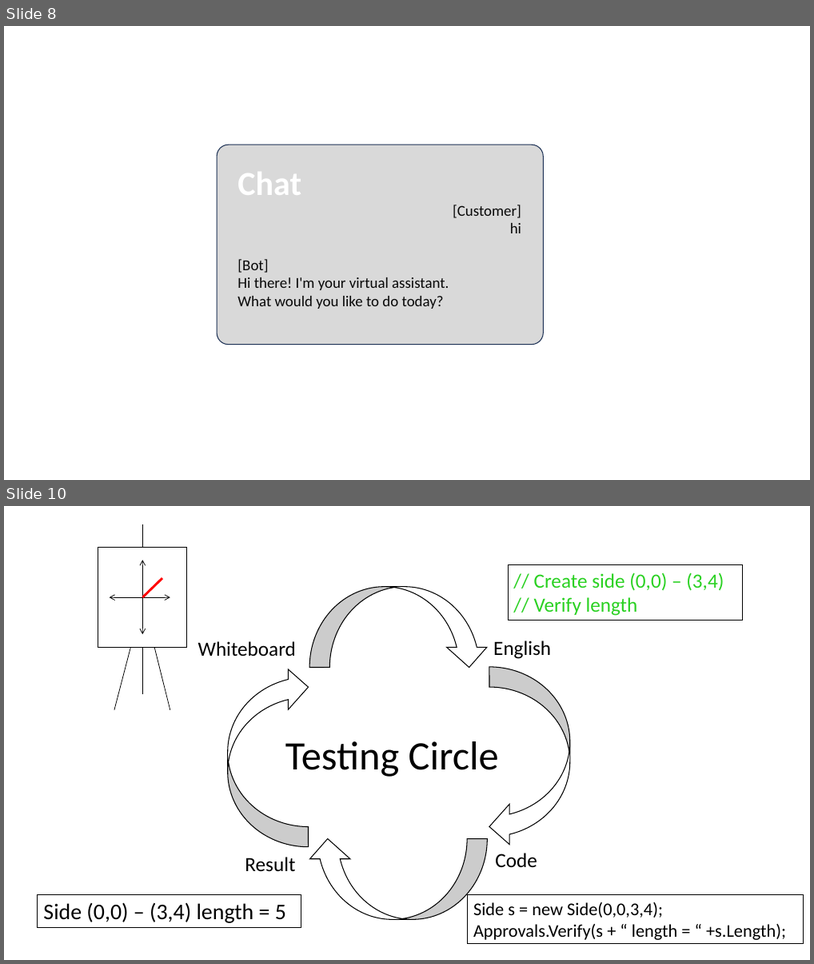
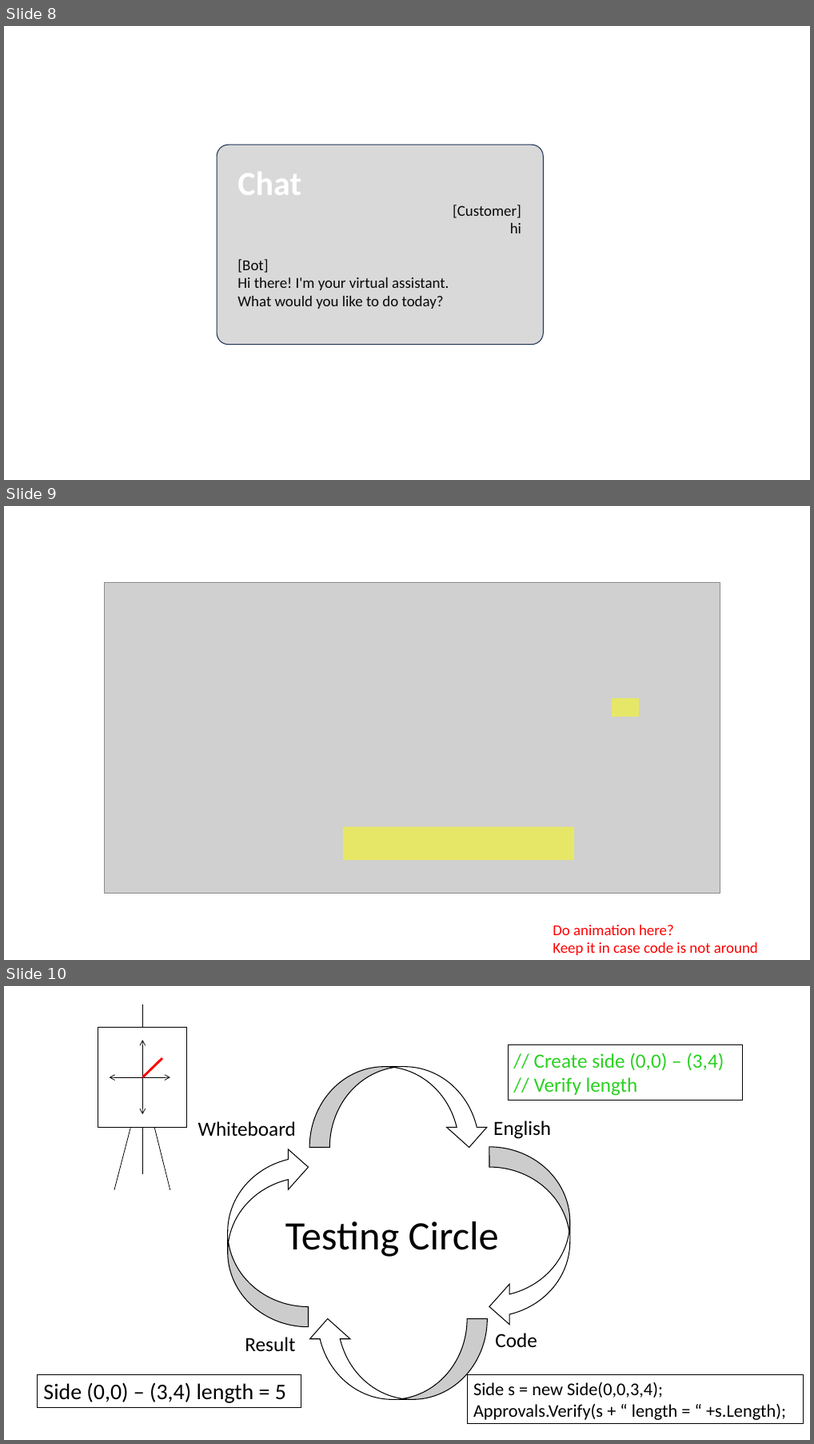
Before and after one commit to LearnWithLlew/TestingBetterWithApprovals.Slides, a slide deck: slides/Testing Better with Approvals.pptx. Shown one above the other, each under a label of ours: slides 8 and 10 before the commit, slides 8, 9 and 10 after it; the slides between them are not shown. The pictures are 814x964 and 814x1444 pixels, drawn with LibreOffice and Linux fonts; fonts in the diff are those of the drawing; grey boxes stand for pictures. Boxes give left, top, right and bottom in pixels: in the first picture for what was removed or moved away, otherwise in the second. Text is boxed around its words. In the diff, an @@ line names an element or a change of style, - is before the commit and + after.

```diff
--- a/slides/Testing Better with Approvals.pptx
+++ b/slides/Testing Better with Approvals.pptx
@@ slide 9 added at <box>4,506,810,960</box>, background #FFFFFF @@
@@ picture added at <box>105,583,720,893</box> @@
@@ rectangle added at <box>612,698,639,716</box>, fill #FFFF00 at 50% opacity @@
@@ rectangle added at <box>343,827,574,860</box>, fill #FFFF00 at 50% opacity @@
@@ text added at <box>553,924,758,955</box>, 18 pt, text #FF0000 @@
+Do animation here?
+Keep it in case code is not around
```
Also in this commit, not shown: 4 slides changed, 1 slide removed.
